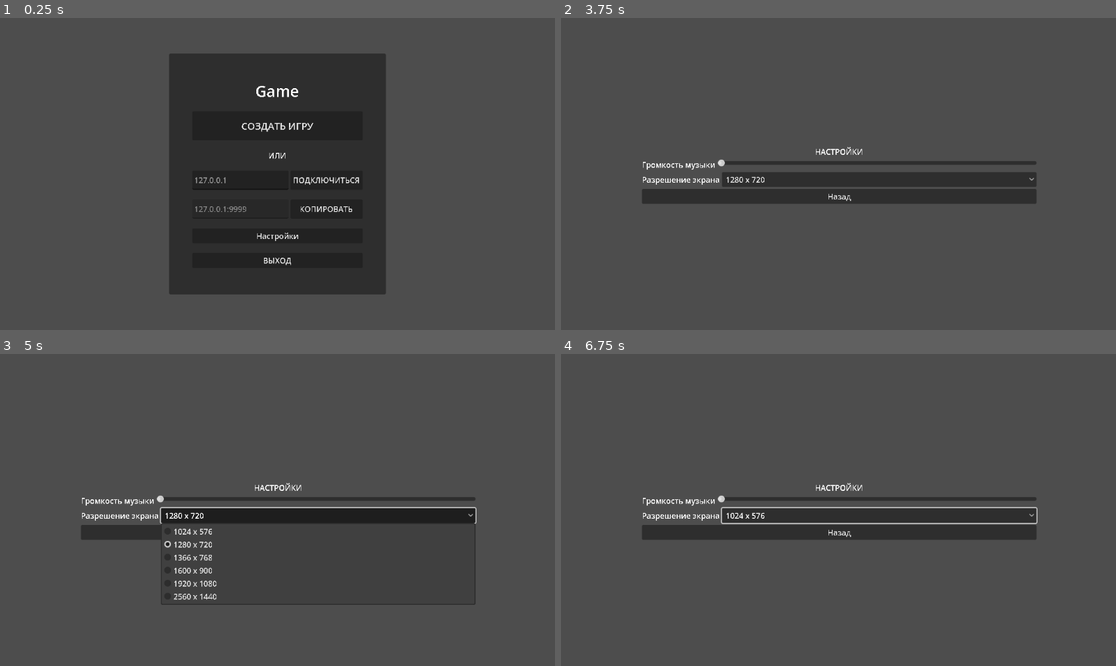
Above: before the commit, frames 1-4 (two rows, left to right).
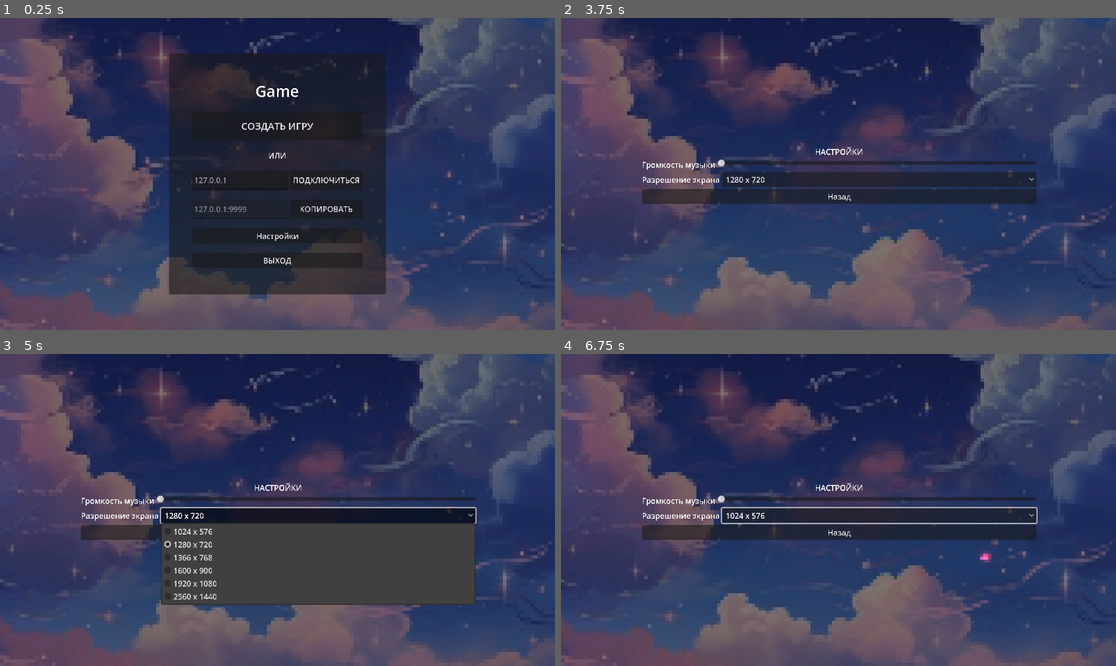
Above: after the commit, the same moments.

Repository: lenk6663/LastDep
Game: Godot game, scene res://Scenes/Main/menu/menu.tscn
The game is run twice, just before and just after one commit, with the same random seed, the same clock (stepped at 60 frames per second) and the same inputs.
Inputs (mouse positions are in pixels of both pictures, inside the frame that each line leads up to):
- Up to frame 1 (0.25 s): no input
- Up to frame 2 (3.75 s): click (799, 180) at 0.52 s; type "12" at 0.6 s; click "СОЗДАТЬ ИГРУ" at 1.25 s; click "ПОДКЛЮЧИТЬСЯ" at 2 s; click "КОПИРОВАТЬ" at 2.75 s; click "Настройки" at 3.5 s
- Up to frame 3 (5 s): click "1280 x 720" at 4.25 s
- Up to frame 4 (6.75 s): click "Назад" at 5 s; click "1024 x 576" at 5.75 s; tap Enter (ui_accept) at 6.5 s; move the mouse to (960, 494) at 6.52 s; hold D (ui_right) from 6.53 s (still down); tap M at 6.6 s; click (960, 494) at 6.67 s

The runs differ from the first frame. In frame 1, 56% of the frame differs, in the area x 0-100%, y 0-100%; in frame 2, 76%; in frame 3, 64%; in frame 4, 76%.

Commit message:
Крутой красивый фон

Diff:
--- a/lastdep/Scenes/Environments/bg.gd
+++ /dev/null
@@ -1,5 +0,0 @@
-extends ParallaxBackground
-
-var speed = 100
-func _process(delta):
-	scroll_offset.x -= speed * delta
--- a/lastdep/Scenes/Environments/bg.tscn
+++ /dev/null
@@ -1,35 +0,0 @@
-[gd_scene load_steps=5 format=3 uid="uid://dvhbhcy3na86f"]
-
-[ext_resource type="Texture2D" uid="uid://dm0lpqfus0l4q" path="res://oak_woods_v1.0/background/background_layer_1.png" id="1_e8j8q"]
-[ext_resource type="Script" uid="uid://cybsjae2mvapj" path="res://bg.gd" id="1_iq1of"]
-[ext_resource type="Texture2D" uid="uid://cf4j1xj8mr3ov" path="res://oak_woods_v1.0/background/background_layer_2.png" id="2_iq1of"]
-[ext_resource type="Texture2D" uid="uid://8t14q2jp5oom" path="res://oak_woods_v1.0/background/background_layer_3.png" id="3_36ycx"]
-
-[node name="BG" type="ParallaxBackground"]
-script = ExtResource("1_iq1of")
-
-[node name="ParallaxLayer" type="ParallaxLayer" parent="."]
-motion_scale = Vector2(0.2, 1)
-motion_mirroring = Vector2(1150, 0)
-
-[node name="BackgroundLayer1" type="Sprite2D" parent="ParallaxLayer"]
-position = Vector2(575.111, 323.5)
-scale = Vector2(3.59444, 3.59444)
-texture = ExtResource("1_e8j8q")
-
-[node name="ParallaxLayer2" type="ParallaxLayer" parent="."]
-motion_scale = Vector2(0.5, 1)
-motion_mirroring = Vector2(1150, 0)
-
-[node name="BackgroundLayer2" type="Sprite2D" parent="ParallaxLayer2"]
-position = Vector2(575.5, 322.5)
-scale = Vector2(3.59687, 3.59444)
-texture = ExtResource("2_iq1of")
-
-[node name="ParallaxLayer3" type="ParallaxLayer" parent="."]
-motion_mirroring = Vector2(1150, 0)
-
-[node name="BackgroundLayer3" type="Sprite2D" parent="ParallaxLayer3"]
-position = Vector2(573.889, 322.5)
-scale = Vector2(3.60556, 3.60556)
-texture = ExtResource("3_36ycx")
--- /dev/null
+++ b/lastdep/Scenes/Main/Background/background.gd
@@ -0,0 +1,52 @@
+# background.gd
+extends CanvasLayer
+
+@export var show_fireworks: bool = true
+@export var firework_scene: PackedScene
+
+var firework_spawner: Node
+
+func _ready():
+	# Настраиваем фон на весь экран
+	$Background.expand_mode = TextureRect.EXPAND_IGNORE_SIZE
+	$Background.stretch_mode = TextureRect.STRETCH_KEEP_ASPECT_COVERED
+	$Background.size = get_viewport().size
+
+	# Если нужно - добавляем фейерверки
+	if show_fireworks and firework_scene:
+		_setup_fireworks()
+
+func _setup_fireworks():
+	firework_spawner = Node2D.new()
+	firework_spawner.name = "FireworkSpawner"
+	$Background.add_child(firework_spawner)
+
+	# Копируем скрипт спавнера
+	firework_spawner.set_script(load("res://Scenes/Main/menu/firework_spawner.gd"))
+
+	# Настраиваем параметры
+	firework_spawner.firework_scene = firework_scene
+	firework_spawner.min_spawn_time = 1.0
+	firework_spawner.max_spawn_time = 2.5
+	firework_spawner.max_fireworks = 4
+	firework_spawner.exclude_center_zone = true
+	firework_spawner.center_zone_size = Vector2(500, 350)
+
+# Переименованные функции (не используем show()/hide())
+func show_background():
+	visible = true
+
+func hide_background():
+	visible = false
+
+# Для изменения фона
+func change_background(texture_path: String):
+	var texture = load(texture_path)
+	if texture:
+		$Background.texture = texture
+
+# Для включения/выключения фейерверков
+func set_fireworks_enabled(enabled: bool):
+	if firework_spawner:
+		firework_spawner.visible = enabled
+		firework_spawner.process_mode = Node.PROCESS_MODE_INHERIT if enabled else Node.PROCESS_MODE_DISABLED
--- /dev/null
+++ b/lastdep/Scenes/Main/Background/background.tscn
@@ -0,0 +1,22 @@
+[gd_scene load_steps=4 format=3 uid="uid://cg6qfv76ursya"]
+
+[ext_resource type="Texture2D" uid="uid://divyq2u48fj6d" path="res://Assets/background/background.png" id="1_01ddr"]
+[ext_resource type="Script" uid="uid://63yopej68lkh" path="res://Scenes/Main/Background/background.gd" id="1_mnabc"]
+[ext_resource type="Script" uid="uid://cafbv0s4b88mt" path="res://Scenes/Main/Background/firework_spawner.gd" id="2_mnabc"]
+
+[node name="BackgroundLayer" type="CanvasLayer"]
+script = ExtResource("1_mnabc")
+
+[node name="Background" type="TextureRect" parent="."]
+offset_right = 1152.0
+offset_bottom = 648.0
+texture = ExtResource("1_01ddr")
+
+[node name="FireworkSpawner" type="Node2D" parent="."]
+script = ExtResource("2_mnabc")
+max_spawn_time = 4.775
+
+[node name="ColorRect" type="ColorRect" parent="."]
+offset_right = 1152.0
+offset_bottom = 648.0
+color = Color(0.023529412, 0.03137255, 0.1254902, 0.5176471)
--- /dev/null
+++ b/lastdep/Scenes/Main/Background/firework.gd
@@ -0,0 +1,37 @@
+# firework.gd
+extends AnimatedSprite2D
+
+# Варианты цветов для фейерверков
+var color_variants = [
+	Color(1.0, 0.3, 0.3),    # Красный
+	Color(0.3, 0.6, 1.0),    # Синий
+	Color(0.3, 1.0, 0.3),    # Зелёный
+	Color(1.0, 1.0, 0.3),    # Жёлтый
+	Color(1.0, 0.5, 1.0),    # Розовый
+	Color(0.5, 1.0, 1.0),    # Голубой
+	Color(1.0, 0.7, 0.3),    # Оранжевый
+	Color(0.8, 0.3, 1.0)     # Фиолетовый
+]
+
+func _ready():
+	# 1. Случайный размер (от 70% до 180%)
+	var random_scale = randf_range(5, 8)
+	scale = Vector2(random_scale, random_scale)
+
+	# 2. Случайный цвет из вариантов
+	var random_color = color_variants[randi() % color_variants.size()]
+	modulate = random_color
+
+	# 3. Случайная скорость анимации (от 80% до 130% от нормальной)
+	speed_scale = randf_range(0.8, 1.3)
+
+
+	# 5. Настраиваем анимацию на ОДНОКРАТНОЕ воспроизведение
+	connect("animation_finished", _on_animation_finished)
+
+	# 6. Начинаем анимацию
+	play()
+
+func _on_animation_finished():
+	print("Фейерверк удалён (анимация завершена)")
+	queue_free()
--- /dev/null
+++ b/lastdep/Scenes/Main/Background/firework.tscn
@@ -0,0 +1,63 @@
+[gd_scene load_steps=14 format=3 uid="uid://cemb3bofke6q4"]
+
+[ext_resource type="Texture2D" uid="uid://cp0hd5pyff2ay" path="res://Assets/background/firework/1.png" id="1_sp2kg"]
+[ext_resource type="Script" uid="uid://bsa12qvdurwmq" path="res://Scenes/Main/Background/firework.gd" id="1_uf63g"]
+[ext_resource type="Texture2D" uid="uid://dmcv3nrmpdcql" path="res://Assets/background/firework/2.png" id="2_c3y4g"]
+[ext_resource type="Texture2D" uid="uid://ca3m44rxu76aq" path="res://Assets/background/firework/3.png" id="3_lcsdd"]
+[ext_resource type="Texture2D" uid="uid://mi0wjq7v3lft" path="res://Assets/background/firework/4.png" id="4_v86d2"]
+[ext_resource type="Texture2D" uid="uid://bdol4wx7ntcmp" path="res://Assets/background/firework/5.png" id="5_rk1vc"]
+[ext_resource type="Texture2D" uid="uid://c05gl3xf8aabo" path="res://Assets/background/firework/6.png" id="6_niwck"]
+[ext_resource type="Texture2D" uid="uid://c8v3m8ofielyh" path="res://Assets/background/firework/7.png" id="7_7ky04"]
+[ext_resource type="Texture2D" uid="uid://dh5puhys28e84" path="res://Assets/background/firework/8.png" id="8_3u3wx"]
+[ext_resource type="Texture2D" uid="uid://8ykaqb6sif0d" path="res://Assets/background/firework/9.png" id="9_0xdbo"]
+[ext_resource type="Texture2D" uid="uid://dawbvrylej4jq" path="res://Assets/background/firework/10.png" id="10_tn5uf"]
+[ext_resource type="Texture2D" uid="uid://clgeks6h3p0cx" path="res://Assets/background/firework/11.png" id="11_pjmi1"]
+
+[sub_resource type="SpriteFrames" id="SpriteFrames_ghlgm"]
+animations = [{
+"frames": [{
+"duration": 1.0,
+"texture": ExtResource("1_sp2kg")
+}, {
+"duration": 1.0,
+"texture": ExtResource("2_c3y4g")
+}, {
+"duration": 1.0,
+"texture": ExtResource("3_lcsdd")
+}, {
+"duration": 1.0,
+"texture": ExtResource("4_v86d2")
+}, {
+"duration": 1.0,
+"texture": ExtResource("5_rk1vc")
+}, {
+"duration": 1.0,
+"texture": ExtResource("6_niwck")
+}, {
+"duration": 1.0,
+"texture": ExtResource("7_7ky04")
+}, {
+"duration": 1.0,
+"texture": ExtResource("8_3u3wx")
+}, {
+"duration": 1.0,
+"texture": ExtResource("9_0xdbo")
+}, {
+"duration": 1.0,
+"texture": ExtResource("10_tn5uf")
+}, {
+"duration": 1.0,
+"texture": ExtResource("11_pjmi1")
+}],
+"loop": false,
+"name": &"default",
+"speed": 10.0
+}]
+
+[node name="Firework" type="AnimatedSprite2D"]
+position = Vector2(322.89285, 322.89285)
+scale = Vector2(15.855357, 15.855357)
+sprite_frames = SubResource("SpriteFrames_ghlgm")
+frame = 10
+frame_progress = 1.0
+script = ExtResource("1_uf63g")
--- /dev/null
+++ b/lastdep/Scenes/Main/Background/firework_spawner.gd
@@ -0,0 +1,109 @@
+# firework_spawner.gd
+extends Node2D
+
+@export var firework_scene: PackedScene
+@export var min_spawn_time: float = 0.01
+@export var max_spawn_time: float = 2.0
+@export var max_fireworks: int = 6
+
+# Зона ИСКЛЮЧЕНИЯ (где не должны появляться фейерверки)
+@export var exclude_center_zone: bool = true
+@export var center_zone_size: Vector2 = Vector2(500, 500)  # размер зоны исключения
+
+var active_fireworks: Array = []
+var screen_size: Vector2
+var center_position: Vector2
+
+func _ready():
+	# Получаем размер экрана
+	screen_size = get_viewport().get_visible_rect().size
+	center_position = screen_size / 2
+
+	# Загружаем сцену если не задана
+	if not firework_scene:
+		firework_scene = preload("res://Scenes/Main/Background/firework.tscn")
+
+	print("🎆 Спавнер фейерверков готов")
+	print("  Экран: ", screen_size)
+	print("  Центр: ", center_position)
+
+	# Запускаем спавн
+	_start_spawning()
+
+func _start_spawning():
+	while true:
+		# Случайная задержка
+		var wait_time = randf_range(min_spawn_time, max_spawn_time)
+		await get_tree().create_timer(wait_time).timeout
+
+		# Проверяем лимит
+		if active_fireworks.size() < max_fireworks:
+			_spawn_firework()
+
+func _spawn_firework():
+	if not firework_scene:
+		return
+
+	var spawn_position: Vector2
+	var attempts = 0
+	var max_attempts = 10  # Максимальное количество попыток
+
+	# Пытаемся найти позицию вне центральной зоны
+	while attempts < max_attempts:
+		spawn_position = _get_random_position()
+
+		# Если исключение центра выключено или позиция вне центральной зоны
+		if not exclude_center_zone or not _is_in_center_zone(spawn_position):
+			break
+
+		attempts += 1
+
+	if attempts == max_attempts:
+		print("⚠️ Не удалось найти позицию вне центра, использую случайную")
+
+	# Создаем фейерверк
+	var firework = firework_scene.instantiate()
+	firework.position = spawn_position
+	firework.z_index = 1
+
+	# Добавляем как дочерний узел
+	add_child(firework)
+	active_fireworks.append(firework)
+
+	# Подключаем сигнал удаления
+	firework.tree_exiting.connect(_on_firework_exited.bind(firework))
+
+	print("✅ Фейерверк: ", Vector2(int(spawn_position.x), int(spawn_position.y)),
+		  " (попыток: ", attempts, ")")
+
+func _get_random_position() -> Vector2:
+	# Отступы от краев экрана (чтобы не появлялись вплотную к краю)
+	var margin = 50
+
+	return Vector2(
+		randf_range(margin, screen_size.x - margin),
+		randf_range(margin, screen_size.y - margin)
+	)
+
+func _is_in_center_zone(position: Vector2) -> bool:
+	# Проверяем, находится ли позиция в центральной зоне
+	var half_zone = center_zone_size / 2
+	var zone_rect = Rect2(
+		center_position.x - half_zone.x,
+		center_position.y - half_zone.y,
+		center_zone_size.x,
+		center_zone_size.y
+	)
+
+	return zone_rect.has_point(position)
+
+func _on_firework_exited(firework):
+	var index = active_fireworks.find(firework)
+	if index != -1:
+		active_fireworks.remove_at(index)
+
+func clear_all_fireworks():
+	for firework in active_fireworks:
+		if is_instance_valid(firework):
+			firework.queue_free()
+	active_fireworks.clear()
--- a/lastdep/Scenes/Main/menu/menu.tscn
+++ b/lastdep/Scenes/Main/menu/menu.tscn
@@ -1,6 +1,7 @@
-[gd_scene load_steps=2 format=3 uid="uid://bcnk6qpn8xpf8"]
+[gd_scene load_steps=3 format=3 uid="uid://bcnk6qpn8xpf8"]
 
 [ext_resource type="Script" uid="uid://c3jqc036pu7fb" path="res://Scenes/Main/menu/menu.gd" id="1_lti8b"]
+[ext_resource type="PackedScene" uid="uid://cg6qfv76ursya" path="res://Scenes/Main/Background/background.tscn" id="2_ax2us"]
 
 [node name="Menu" type="Control"]
 layout_mode = 3
@@ -11,7 +12,12 @@
 anchor_bottom = 0.5
 grow_horizontal = 2
 grow_vertical = 2
+size_flags_horizontal = 3
+size_flags_vertical = 3
 script = ExtResource("1_lti8b")
+
+[node name="Background" parent="." instance=ExtResource("2_ax2us")]
+layer = -1
 
 [node name="Panel" type="Panel" parent="."]
 layout_mode = 1
Binary file added: lastdep/Assets/background/background.png
Binary file added: lastdep/Assets/background/firework/1.png
Binary file added: lastdep/Assets/background/firework/10.png
Binary file added: lastdep/Assets/background/firework/11.png
Binary file added: lastdep/Assets/background/firework/2.png
Binary file added: lastdep/Assets/background/firework/3.png
Binary file added: lastdep/Assets/background/firework/4.png
Binary file added: lastdep/Assets/background/firework/5.png
Binary file added: lastdep/Assets/background/firework/6.png
Binary file added: lastdep/Assets/background/firework/7.png
Binary file added: lastdep/Assets/background/firework/8.png
Binary file added: lastdep/Assets/background/firework/9.png
(and 1 more such lines)
